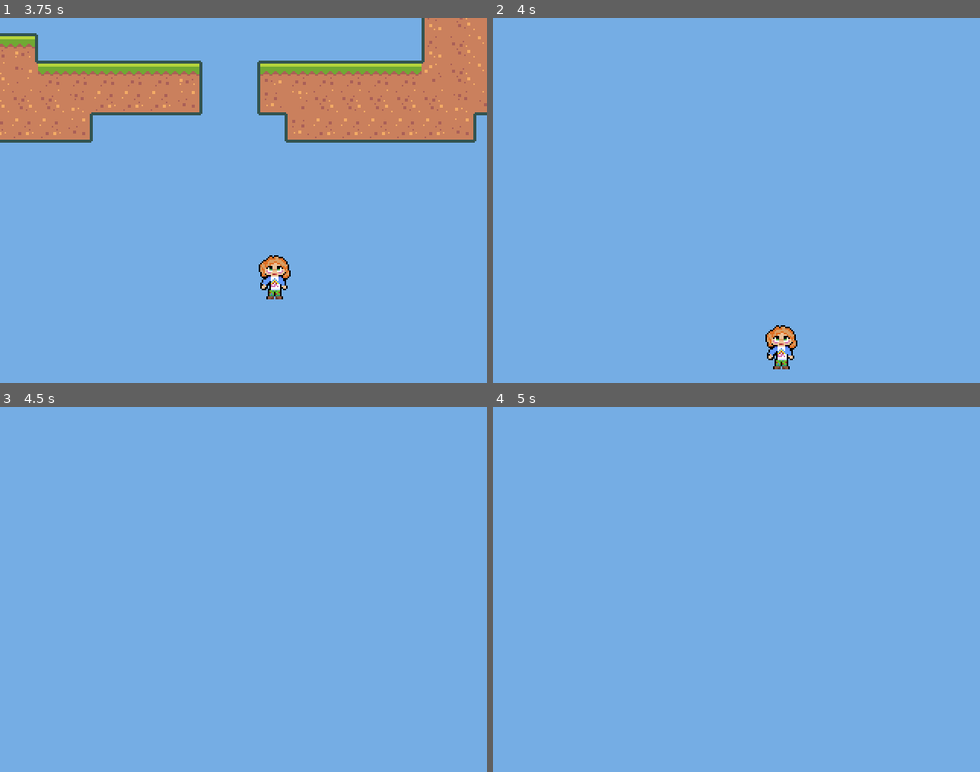
Above: before the commit, frames 1-4 (two rows, left to right).
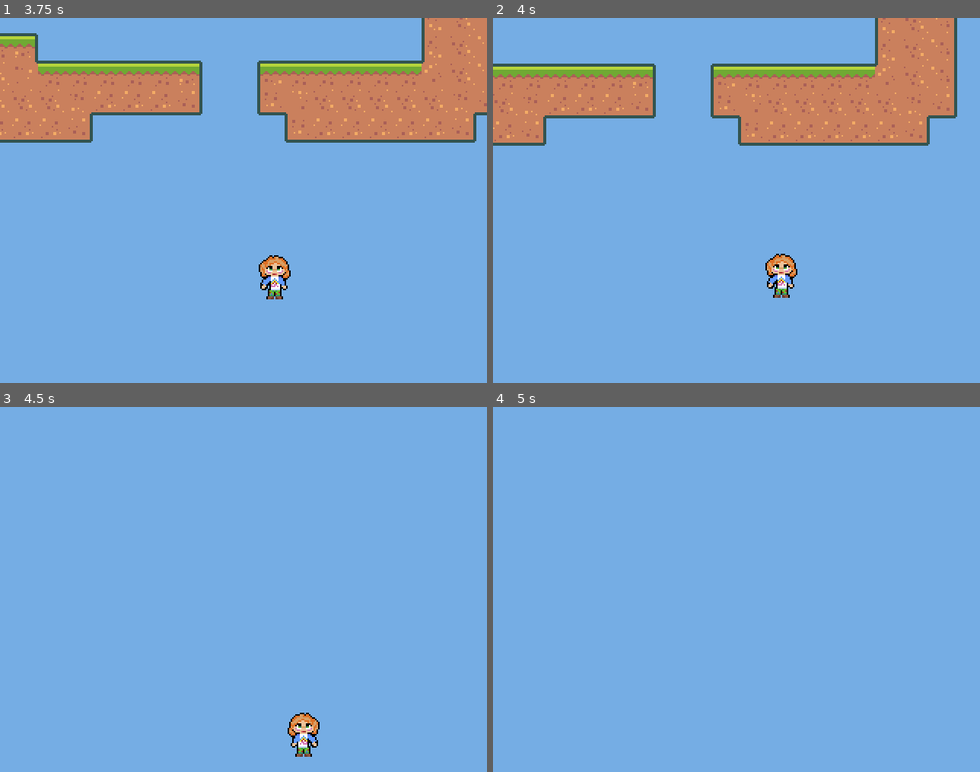
Above: after the commit, the same moments.

Repository: gringlas/udemy-godot-2dplatformer
Game: Godot game, scene res://scenes/main.tscn
Same seed, same stepped clock (60 frames per second), same inputs: the game is played once before the commit and once after it.
Inputs:
- Up to frame 1 (3.75 s): tap Enter at 0.5 s; hold D (move_right) 0.53-2.03 s; tap W (jump) at 0.77, 1.52, 3.02 s; hold A (move_left) 2.03-2.78 s; hold D (move_right) from 2.78 s (still down)
- Up to frame 2 (4 s): keep holding D (move_right); tap W (jump) at 3.77 s
- Up to frame 3 (4.5 s): release D (move_right) at 4.28 s; hold A (move_left) from 4.28 s (still down)
- Up to frame 4 (5 s): keep holding A (move_left); tap W (jump) at 4.52 s

Frame 1 is identical in both runs. In frame 2, 20% of the frame differs, in the area x 0-96%, y 0-97%; in frame 3, 0.6%; in frame 4, nothing differs.

Commit message:
double jump

Diff:
--- a/scenes/Player.gd
+++ b/scenes/Player.gd
@@ -6,6 +6,7 @@
 var horizontalAcceleration = 1500
 var maxJump = 360
 var jumpTerminationMultiplier = 4
+var hasDoubleJump = false
 
 func _ready() -> void:
 	pass # Replace with function body.
@@ -21,8 +22,12 @@
 	velocity.x = clamp(velocity.x, - maxHorizontalSpeed, maxHorizontalSpeed)
 
 	# only jump when on floor, no flying by pressing again
-	if (moveVector.y < 0 && (is_on_floor() || !$CoyoteTimer.is_stopped())):
+	if (moveVector.y < 0 && (is_on_floor() || !$CoyoteTimer.is_stopped() || hasDoubleJump)):
 		velocity.y = moveVector.y * maxJump
+
+		if (!is_on_floor() && $CoyoteTimer.is_stopped()):
+			hasDoubleJump = false
+		$CoyoteTimer.stop()
 
 	# jump longer presssing makes you jump higher
 	if (velocity.y < 0 && !Input.is_action_pressed("jump")):
@@ -35,6 +40,9 @@
 
 	if (wasOnFloor && !is_on_floor()):
 		$CoyoteTimer.start()
+
+	if (is_on_floor()):
+		hasDoubleJump = true
 
 	update_animation()
 
